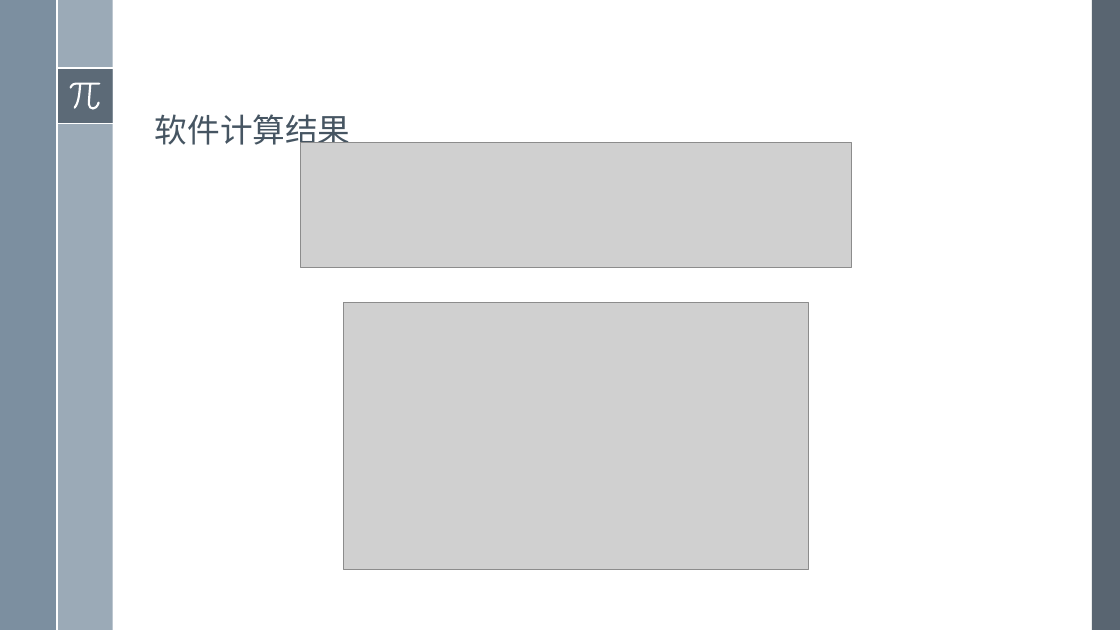
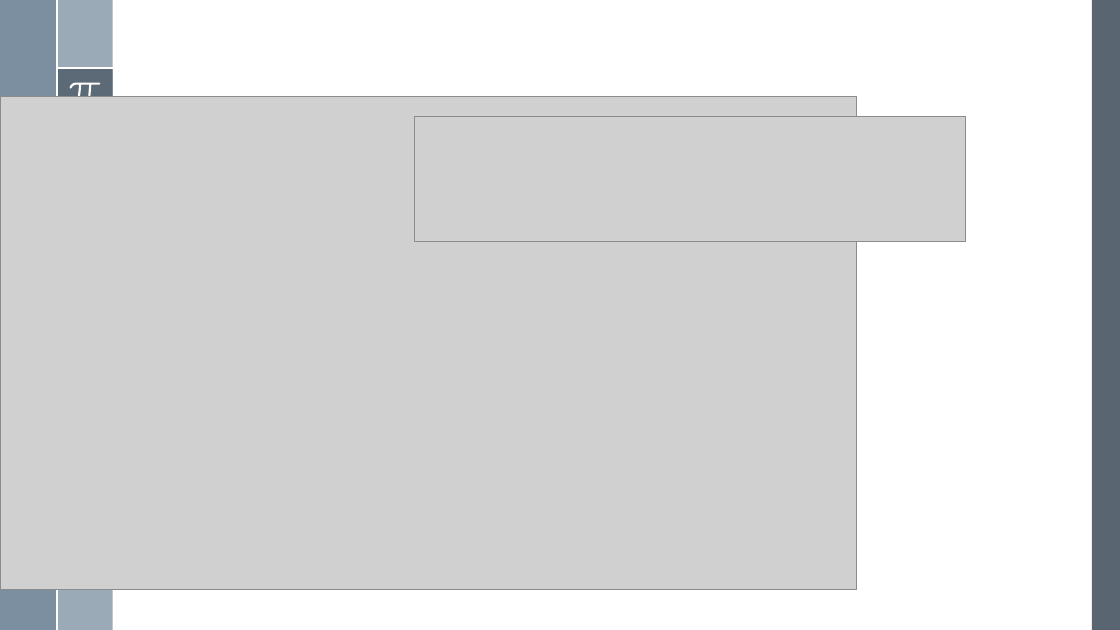
Before and after one commit to exoplanetX/SystemDynamics, a slide deck: slide 16 of 系统仿真-2-计算基础.pptx. Drawn at 1120x630 pixels with LibreOffice and Linux fonts; fonts in the diff are those of the drawing; grey boxes stand for pictures. Boxes give left, top, right and bottom in pixels: in the first picture for what was removed or moved away, otherwise in the second. Text is boxed around its words. In the diff, an @@ line names an element or a change of style, - is before the commit and + after.

```diff
--- a/系统仿真-2-计算基础.pptx
+++ b/系统仿真-2-计算基础.pptx
@@ picture: place and size @@
-picture at (343, 302, 807, 570)
+picture at (0, 97, 856, 589)
@@ text removed at (155, 114, 351, 150) @@
-软件计算结果
@@ picture: place and size @@
-picture at (300, 143, 851, 267)
+picture at (414, 117, 965, 241)
@@ line removed from (56, 124) to (113, 124) @@
```
Also in this commit, not shown: 6 other slides changed, 5 slides removed.
